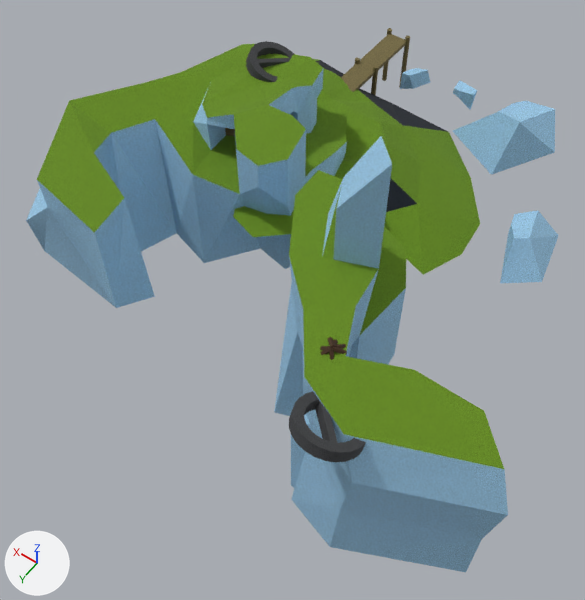
An edit to the Blender file models/open-world/open-world.blend, drawn before and after from the same camera.
Camera for both pictures: a 50 mm lens placed at (-51.8, 81.8, 81.4), pointed at (-14.5, 29.4, -0.8). The lights are fixed; the arrows at lower left show +X, +Y and +Z.

The older version as bpy lines, for what is in view:
```python
me_plane_001 = bpy.data.meshes.new('Plane.001')
me_plane_001.from_pydata(...)  # 532 vertices, 467 faces; spans x -39.1..25.8, y -24.6..43.6, z -16.1..12.7
# faces by material slot: [78, 180, 94, 9, 8, 98]
me_plane_001.materials.append(mat_grass)
me_plane_001.materials.append(mat_cliffs)
me_plane_001.materials.append(mat_wood)
me_plane_001.materials.append(mat_water)  # blue #0043e7
me_plane_001.materials.append(mat_granite)
me_plane_001.materials.append(mat_stone)
me_plane_003 = bpy.data.meshes.new('Plane.003')
me_plane_003.from_pydata(...)  # 259 vertices, 226 faces, 1 loose edge; spans x -50.3..-13.5, y 16.3..53.5, z -11.7..27.3
# faces by material slot: [10, 69, 49, 98]
me_plane_003.materials.append(mat_grass)
me_plane_003.materials.append(mat_cliffs)
me_plane_003.materials.append(mat_tree)
me_plane_003.materials.append(mat_stone)
ob_island_1 = bpy.data.objects.new('island 1', me_plane_001)
ob_island_1.location = (0.0, 0.0, 4.0)
_m = ob_island_1.modifiers.new('Triangulate', 'TRIANGULATE')
_m.quad_method = 'BEAUTY'
ob_island_2 = bpy.data.objects.new('island 2', me_plane_003)
ob_island_2.location = (0.0, 0.0, 4.0)
_m = ob_island_2.modifiers.new('Triangulate', 'TRIANGULATE')
_m.quad_method = 'BEAUTY'
```
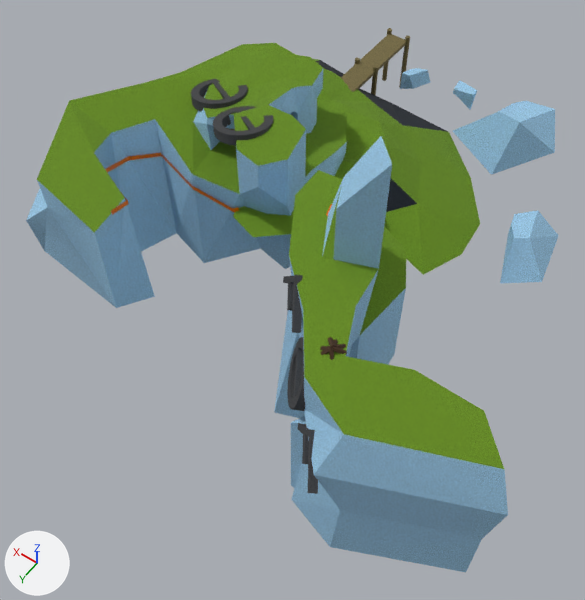
Pixel boxes [x1, y1, x2, y2] of what changed, in the pictures (585 x 600 px; the box of a moved part takes in the faces that stretch with it):
'island 1.001', added
    after: [105, 153, 239, 215]
part 1 of me_plane_001, added
    after: [191, 79, 248, 111]
part 2 of me_plane_001, moved or reshaped
    before: [246, 41, 294, 82]
    after: [213, 106, 273, 145]
part 3 of me_plane_001, surface changed
    both: [102, 44, 384, 218]
part 4 of me_plane_003, added (black)
    after: [283, 275, 302, 333]
part 5 of me_plane_003, added (black)
    after: [298, 423, 318, 494]
part 6 of me_plane_003, built on
    before: [289, 377, 508, 539]
    after: [287, 337, 508, 539]
part 7 of me_plane_003, surface changed
    both: [285, 137, 384, 512]

The change, as a list of edits to the scene's bpy script:
```text
Add mat_wire_001:
    mat_wire_001 = bpy.data.materials.new('wire.001')
    # colours: orange #ff7c00
    # uses the picture img_noise_png
Change me_plane_001:
    used by ob_island_1; location = (0.0, 0.0, 4.0)
    remove me_plane_001.from_pydata(...)  # 532 vertices, 467 faces; spans x -39.1..25.8, y -24.6..43.6, z -16.1..12.7
    add me_plane_001.from_pydata(...)  # 628 vertices, 565 faces; spans x -39.1..25.8, y -24.6..43.6, z -16.1..13.3
    me_plane_001 part 1: the loose piece of 96 vertices spanning x 0.2..7.7, y 4.2..11.8, z 8.5..12.5 is copied, and the copy is multiplied about its middle by the matrix ((-0.116, 0.963, 0.245), (-0.88, 0.015, -0.474), (-0.46, -0.271, 0.845)), then moved by (2.5, 8.6, -0.6); it spans x 2.7..10.2, y 12.8..20.4, z 8.4..11.4
    me_plane_001 part 2
    13 vertices are removed from x 0.4..4.3, y 4.2..7.2, z 8.5..10.7
    23 faces are deleted
    83 vertices move from x 0.2..7.7, y 4.3..11.8, z 8.5..12.5 to x -5.0..2.5, y 17.5..25.1, z 10.4..13.1
    13 vertices are added at x -5.1..-2.0, y 21.3..25.0, z 11.7..13.3
    23 new faces join them, mat_stone
    me_plane_001 part 3: 444 kept faces spanning x -39.1..25.8, y -24.6..43.6, z -16.1..13.1 get new texture (UV) coordinates
Change me_plane_003:
    used by ob_island_2; location = (0.0, 0.0, 4.0)
    remove me_plane_003.from_pydata(...)  # 259 vertices, 226 faces, 1 loose edge; spans x -50.3..-13.5, y 16.3..53.5, z -11.7..27.3
    add me_plane_003.from_pydata(...)  # 315 vertices, 281 faces, 1 loose edge; spans x -50.3..-13.5, y 16.3..53.9, z -11.7..27.3
    me_plane_003 part 4: a new loose piece of 28 vertices spanning x -24.3..-17.9, y 35.5..42.1, z 8.2..12.6, in mat_stone
    me_plane_003 part 5: a new loose piece of 28 vertices spanning x -34.5..-28.2, y 47.2..53.9, z 3.3..7.8, in mat_stone
    me_plane_003 part 6
    97 vertices move from x -36.9..-29.4, y 46.0..53.5, z 6.8..13.4 to x -33.5..-23.6, y 40.8..52.6, z 3.5..11.0
    3 new faces join them, mat_cliffs
    me_plane_003 part 7: 226 kept faces spanning x -50.3..-13.5, y 16.3..52.6, z -11.7..27.3 get new texture (UV) coordinates
Add me_plane_005:
    me_plane_005.from_pydata(...)  # 16 vertices, 7 faces; spans x -3.6..13.0, y 24.7..40.2, z 2.0..9.6
    me_plane_005.materials.append(mat_wire_001)
Add ob_island_1_001:
    ob_island_1_001 = bpy.data.objects.new('island 1.001', me_plane_005)
    ob_island_1_001.parent = ob_island_1
    ob_island_1_001.matrix_parent_inverse = Matrix(((1.0, 0.0, 0.0, 0.0), (0.0, 1.0, 0.0, 0.0), (0.0, 0.0, 1.0, -4.0), (0.0, 0.0, 0.0, 1.0)))
    ob_island_1_001.location = (0.0, 0.0, 4.0)
    _m = ob_island_1_001.modifiers.new('Triangulate', 'TRIANGULATE')
    _m.quad_method = 'BEAUTY'
```
